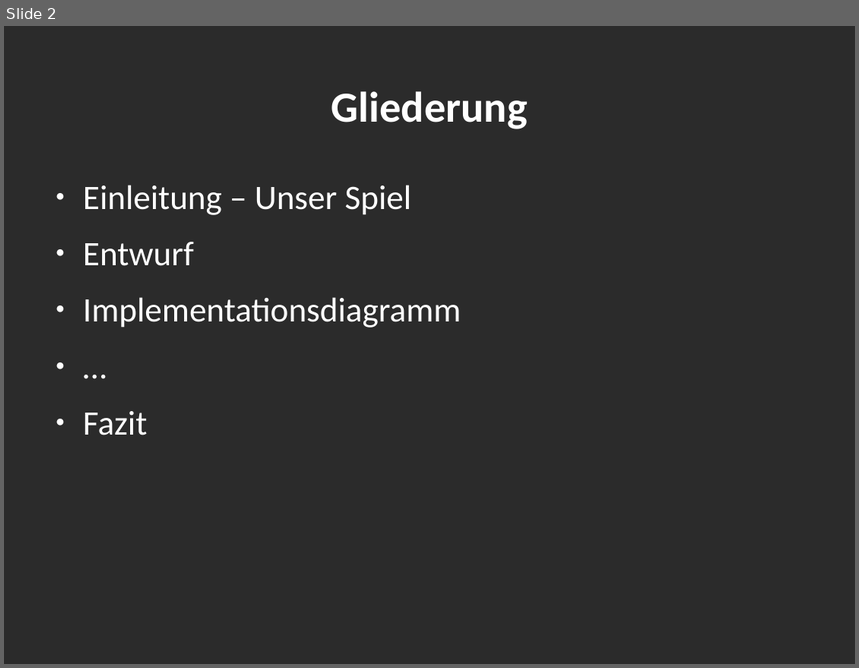
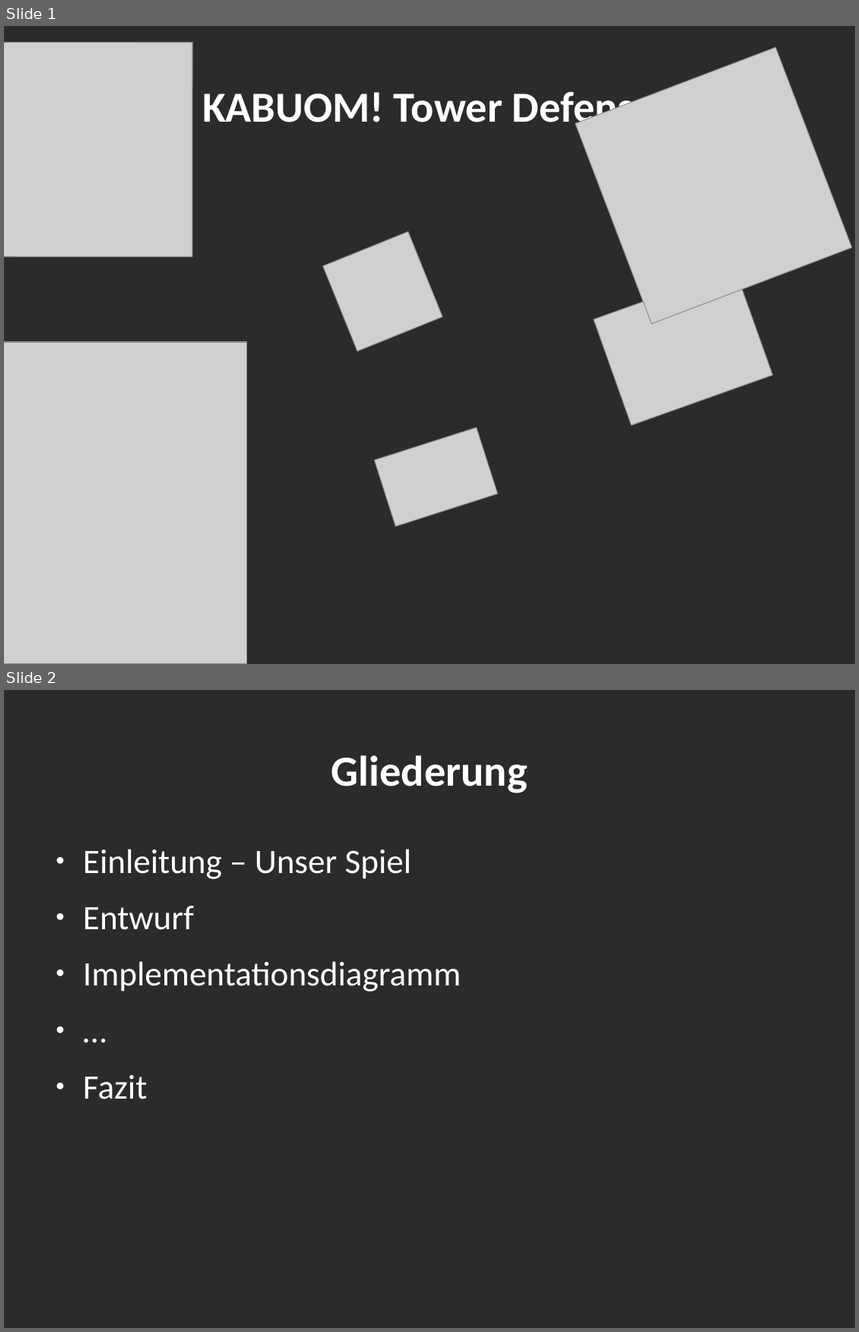
Before and after one commit to Leo1998/Kabuom, a slide deck: projektpräsentation.odp. Shown one above the other, each under a label of ours: slide 2 before the commit, slides 1 and 2 after it. The pictures are 859x668 and 859x1332 pixels, drawn with LibreOffice and Linux fonts; fonts in the diff are those of the drawing; grey boxes stand for pictures; background and template pictures are left out; a plain dark background stands for a picture behind light text. Boxes give left, top, right and bottom in pixels: in the first picture for what was removed or moved away, otherwise in the second. Text is boxed around its words. In the diff, an @@ line names an element or a change of style, - is before the commit and + after.

```diff
--- a/projektpräsentation.odp
+++ b/projektpräsentation.odp
@@ slide 1 added at [4, 26, 855, 664], background picture (left out) @@
@@ picture added at [4, 42, 192, 257] @@
@@ picture added at [576, 47, 852, 325] @@
@@ title added at [202, 92, 657, 132], 40 pt, text #FFFFFF, bold @@
+KABUOM! Tower Defense
@@ picture added at [323, 231, 443, 351] @@
@@ picture added at [595, 269, 773, 426] @@
@@ picture added at [4, 342, 247, 664] @@
@@ picture added at [374, 428, 497, 527] @@
```
Also in this commit, not shown: 3 slides changed, 1 other slide added, 2 slides removed, 4 other files.
